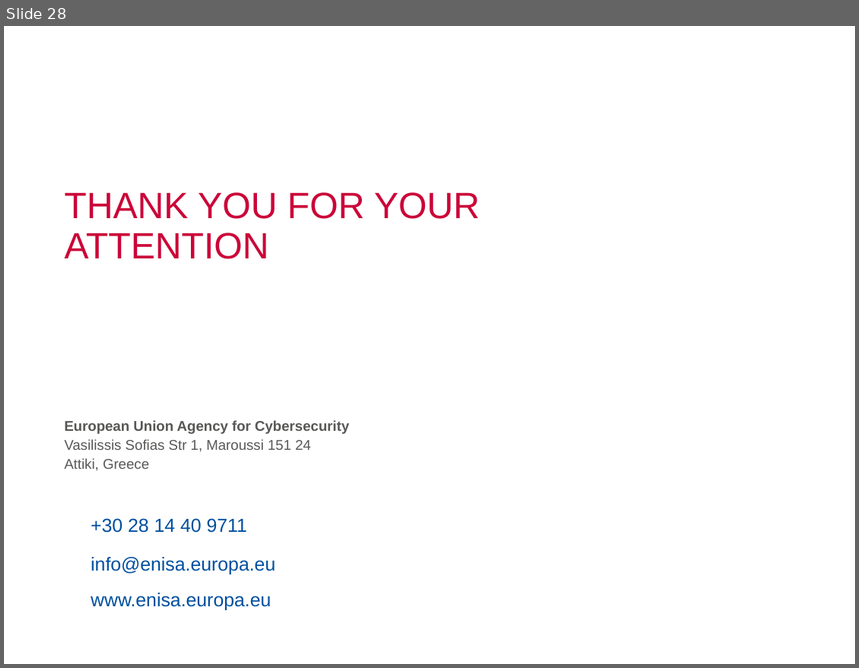
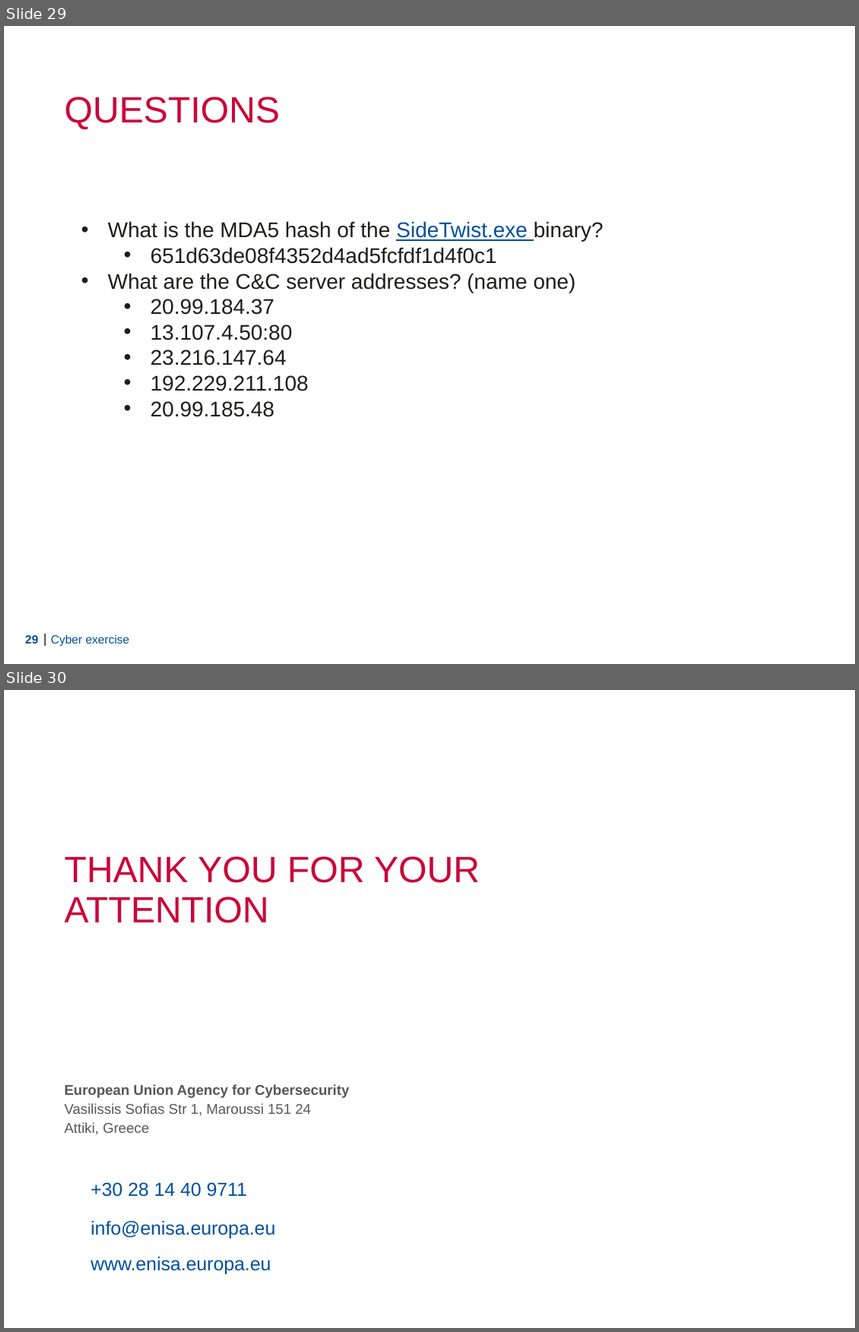
Before and after one commit to Lensver65/ESDC-BP, a slide deck: Cyber exercise.pptx. Shown one above the other, each under a label of ours: slide 28 before the commit, slides 29 and 30 after it. The pictures are 859x668 and 859x1332 pixels, drawn with LibreOffice and Linux fonts; fonts in the diff are those of the drawing; background and template pictures are left out. Boxes give left, top, right and bottom in pixels: in the first picture for what was removed or moved away, otherwise in the second. Text is boxed around its words. In the diff, an @@ line names an element or a change of style, - is before the commit and + after.

```diff
--- a/Cyber exercise.pptx
+++ b/Cyber exercise.pptx
@@ slide 29 added at box(4, 26, 855, 664), background picture (left out) @@
@@ title added at box(64, 97, 280, 129), 31 pt, text #CB0538 @@
+QUESTIONS
@@ text added at box(108, 221, 604, 417), 18 pt, text #1D1D1B @@
+• What is the MDA5 hash of the SideTwist.exe binary?
+  • 651d63de08f4352d4ad5fcfdf1d4f0c1
+• What are the C&C server addresses? (name one)
+  • 20.99.184.37
+  • 13.107.4.50:80
+  • 23.216.147.64
+  • 192.229.211.108
+  • 20.99.185.48
@@ page number added at box(25, 636, 38, 644), 10 pt, text #004F9F, bold @@
+29
@@ line added from (45, 635) to (45, 645), #575756 1 pt @@
@@ text added at box(51, 635, 129, 646), 10 pt, text #004F9F @@
+Cyber exercise
@@ what was slide 28 is now slide 30 @@
```
Also in this commit, not shown: 1 slide changed, 2 other slides added, 1 slide removed, 2 other files.
